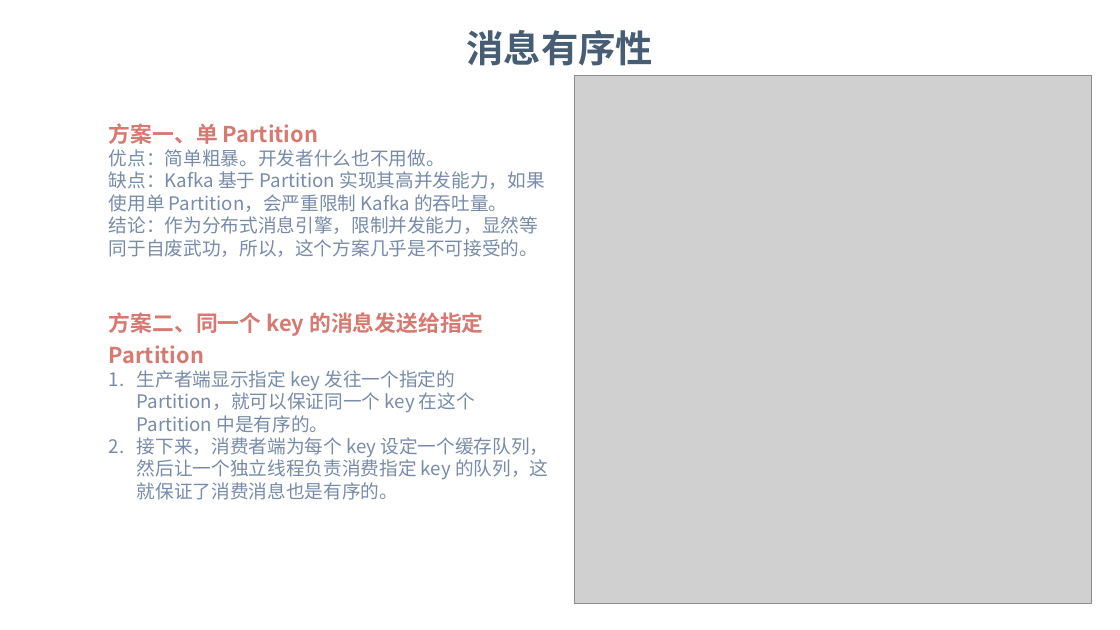
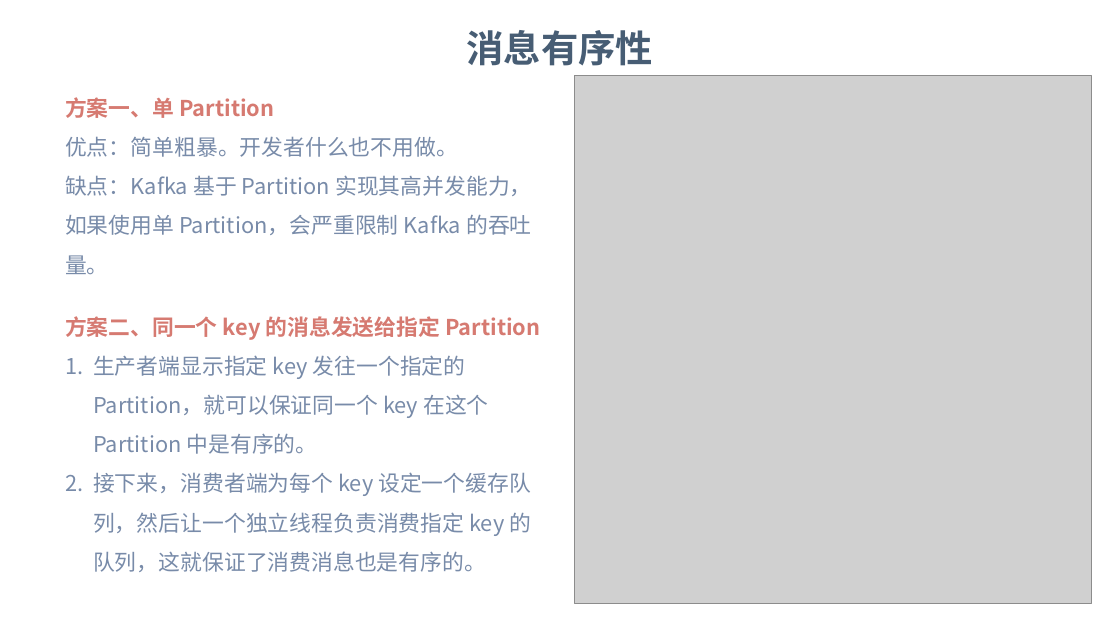
Before and after one commit to dunwu/bigdata-tutorial, a slide deck: slide 36 of assets/kafka/kafka.pptx (slide 35 before the commit). Drawn at 1120x630 pixels with LibreOffice and Linux fonts; fonts in the diff are those of the drawing; grey boxes stand for pictures; background and template pictures are left out. Boxes give left, top, right and bottom in pixels: in the first picture for what was removed or moved away, otherwise in the second. Text is boxed around its words. In the diff, an @@ line names an element or a change of style, - is before the commit and + after.

Commit message:
docs(消息队列): 更新消息队列文档

```diff
--- a/assets/kafka/kafka.pptx
+++ b/assets/kafka/kafka.pptx
@@ text "方案一、单 Partition": place and size @@
-text "方案一、单 Partition" at <box>109,123,545,257</box>
+text "方案一、单 Partition" at <box>65,97,531,274</box>
@@ text "方案一、单 Partition" at <box>65,97,531,274</box>: size 12 to 14 pt in "优点：简单粗暴。开发者什么也不用做。", "缺点：Kafka 基于 Partition 实现其高并发能力，如果使用单 Partition，会严重限制 Kafka 的 ..."; line spacing 1.2 to 1.5; line spacing 1 to 1.5 @@
@@ text at <box>109,216,538,257</box>: paragraph removed @@
-结论：作为分布式消息引擎，限制并发能力，显然等同于自废武功，所以，这个方案几乎是不可接受的。
@@ text "方案二、同一个 key 的消息发送给指定 Partition": place and size @@
-text "方案二、同一个 key 的消息发送给指定 Partition" at <box>109,312,549,500</box>
+text "方案二、同一个 key 的消息发送给指定 Partition" at <box>65,316,540,572</box>
@@ text "方案二、同一个 key 的消息发送给指定 Partition" at <box>65,316,540,572</box>: size 12 to 14 pt in "生产者端显示指定 key 发往一个指定的 Partition，就可以保证同一个 key 在这个 Partition ...", "接下来，消费者端为每个 key 设定一个缓存队列，然后让一个独立线程负责消费指定 key 的队列，这就保证了消费消息也是 ..."; line spacing 1.2 to 1.5; line spacing 1 to 1.5 @@
```
Also in this commit, not shown: 15 other slides changed, 7 slides added, 7 slides removed, 5 other files.
